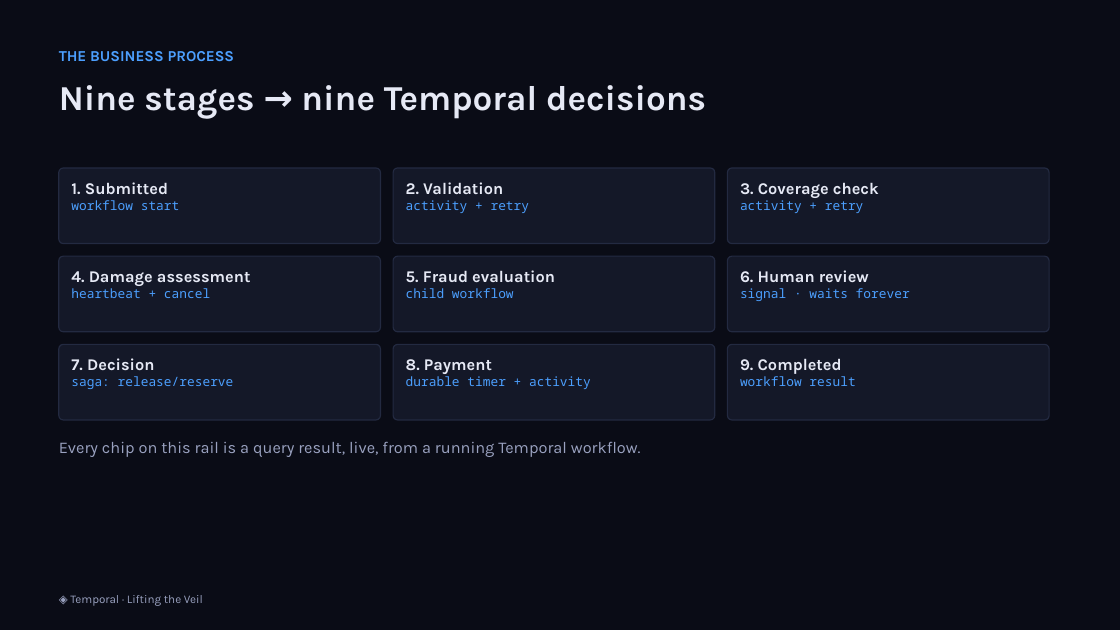
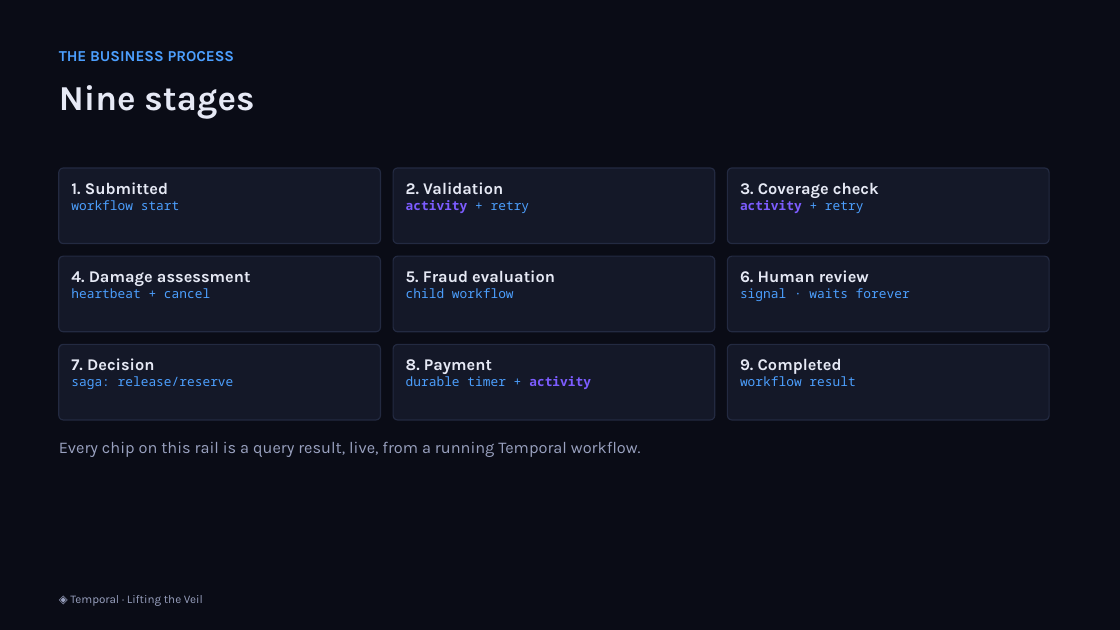
Before and after one commit to simy307/temporal-claims-demo, a slide deck: slide 14 of presentation/Lifting-the-Veil-Temporal-Talk.pptx. Drawn at 1120x630 pixels with LibreOffice and Linux fonts; fonts in the diff are those of the drawing. Boxes give left, top, right and bottom in pixels: in the first picture for what was removed or moved away, otherwise in the second. Text is boxed around its words. In the diff, an @@ line names an element or a change of style, - is before the commit and + after.

```diff
--- a/presentation/Lifting-the-Veil-Temporal-Talk.pptx
+++ b/presentation/Lifting-the-Veil-Temporal-Talk.pptx
@@ text at bbox=[59, 85, 254, 119]: text changed @@
-Nine stages → nine Temporal decisions
+Nine stages
@@ text at bbox=[406, 200, 530, 213]: text colour #4C9FFE to #7C5CFF, bold on in "activity" @@
@@ text at bbox=[740, 200, 864, 213]: text colour #4C9FFE to #7C5CFF, bold on in "activity" @@
@@ text at bbox=[406, 376, 591, 389]: text colour #4C9FFE to #7C5CFF, bold on in "activity" @@
```
Also in this commit, not shown: 7 other slides changed, 4 other files.
